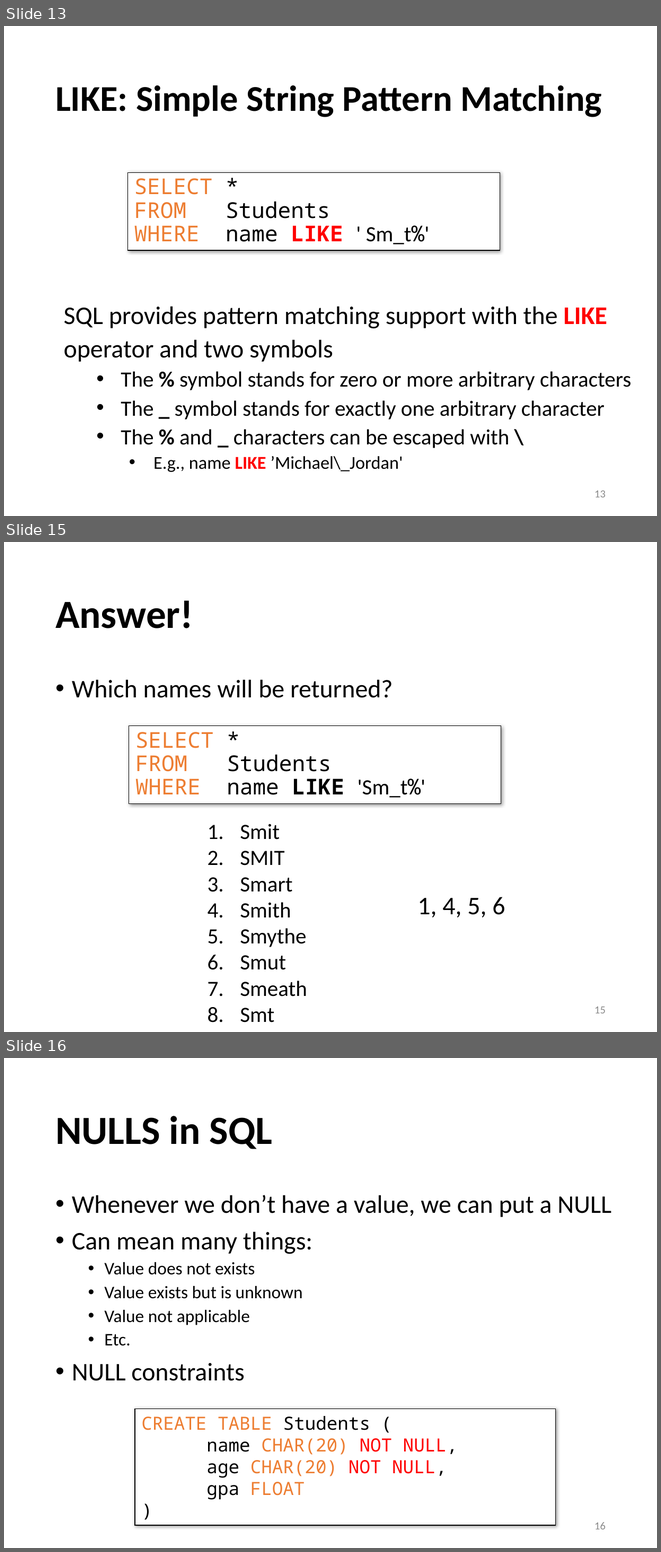
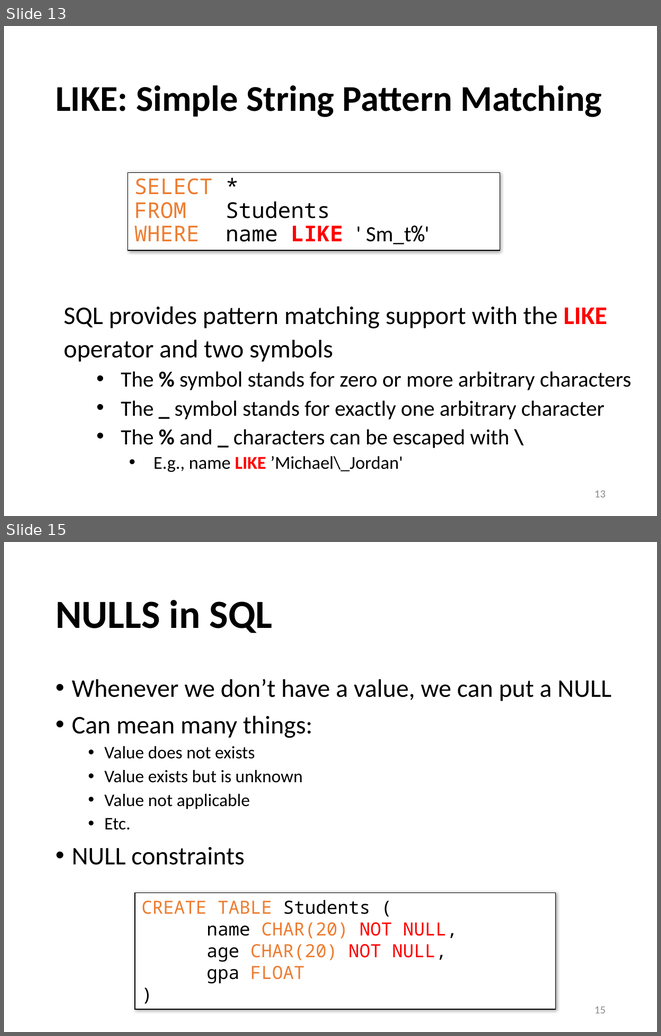
Before and after one commit to sfu-db/cmpt354, a slide deck: Lectures/lec3-sql-basics.pptx. Shown one above the other, each under a label of ours: slides 13, 15 and 16 before the commit, slides 13 and 15 after it; the slides between them are not shown. The pictures are 661x1552 and 661x1036 pixels, drawn with LibreOffice and Linux fonts; fonts in the diff are those of the drawing. Boxes give left, top, right and bottom in pixels: in the first picture for what was removed or moved away, otherwise in the second. Text is boxed around its words. In the diff, an @@ line names an element or a change of style, - is before the commit and + after.

```diff
--- a/Lectures/lec3-sql-basics.pptx
+++ b/Lectures/lec3-sql-basics.pptx
@@ slide 15 removed at box(4, 542, 657, 1032), background #FFFFFF @@
@@ title removed at box(55, 600, 193, 628) @@
-Answer!
@@ text removed at box(72, 679, 393, 698) @@
-• Which names will be returned?
@@ rectangle removed at box(129, 725, 501, 803) @@
-SELECT *
-FROM Students
-WHERE name LIKE 'Sm_t%'
@@ text removed at box(240, 823, 307, 1022) @@
-1. Smit
-2. SMIT
-3. Smart
-4. Smith
-5. Smythe
-6. Smut
-7. Smeath
-8. Smt
@@ text removed at box(417, 897, 505, 917) @@
-1, 4, 5, 6
@@ page number removed at box(594, 1006, 606, 1013) @@
-15
@@ what was slide 16 is now slide 15 @@
@@ page number at box(594, 1006, 606, 1013): text changed @@
-16
+15
```
Also in this commit, not shown: 3 slides changed, 1 other slide removed, 1 other file.
